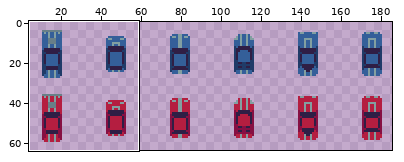
Two versions of one pixel-art file, Assets/Raw Assets/Cars.aseprite. Above, an overview of the earlier version with the close-up marked.
Close-up. Before:
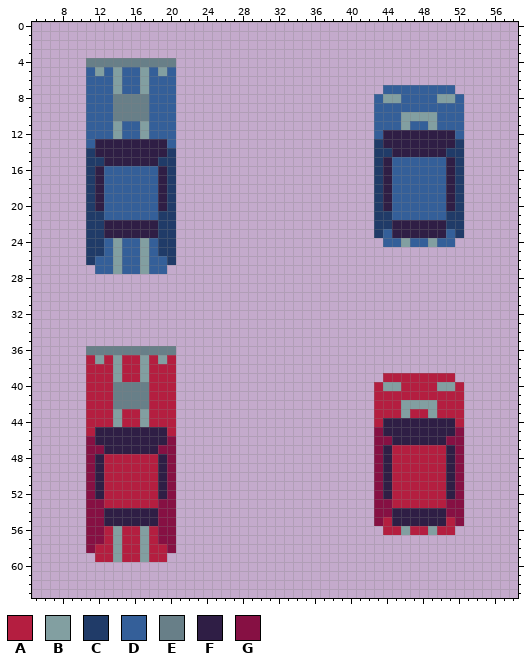
192x64 pixels, 1 frame. Shown: x 5..58, y 0..63. The wide view leaves out empty margins. The commit also changed other parts of the picture, which this record leaves out.
Palette (. is transparent): A #b41e40  B #829fa1  C #203b68  D #345f99  E #687f88  F #2f1e45  G #861043
New version:
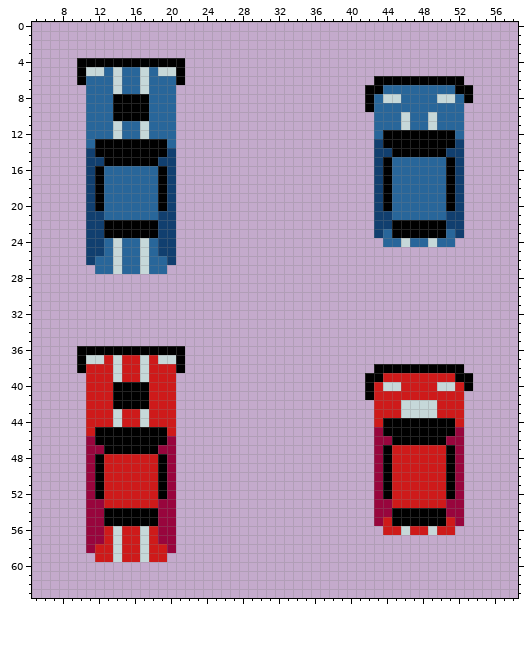
Changes in this commit:
colour A: #b41e40 -> #ce1a1a
colour B: #829fa1 -> #c6d8d9
colour C: #203b68 -> #113f6f
colour D: #345f99 -> #28669a
colour F: #2f1e45 -> #000000
colour G: #861043 -> #98053d
Layer "Layer 1":
y 4: x 10..21 .EEEEEEEEEE. -> FFFFFFFFFFFF
y 5: x 10..11 .D -> FB; x 20..21 D. -> BF
y 6: x 10 . -> F; x 21 . -> F; x 43..52 .......... -> FFFFFFFFFF
y 7: x 42..43 .. -> FF; x 52..53 .. -> FF
y 8: x 14..17 EEEE -> FFFF; x 42 . -> F; x 53 . -> F
y 9: x 14..17 EEEE -> FFFF; x 42 . -> F
y 10: x 14..17 EEEE -> FFFF; x 47..48 BB -> DD
y 36: x 10..21 .EEEEEEEEEE. -> FFFFFFFFFFFF
y 37: x 10..11 .A -> FB; x 20..21 A. -> BF
y 38: x 10 . -> F; x 21 . -> F; x 43..52 .......... -> FFFFFFFFFF
y 39: x 42..43 .. -> FF; x 52..53 .. -> FF
y 40: x 14..17 EEEE -> FFFF; x 42 . -> F; x 53 . -> F
y 41: x 14..17 EEEE -> FFFF; x 42 . -> F
y 42: x 14..17 EEEE -> FFFF
y 43: x 47..48 AA -> BB
